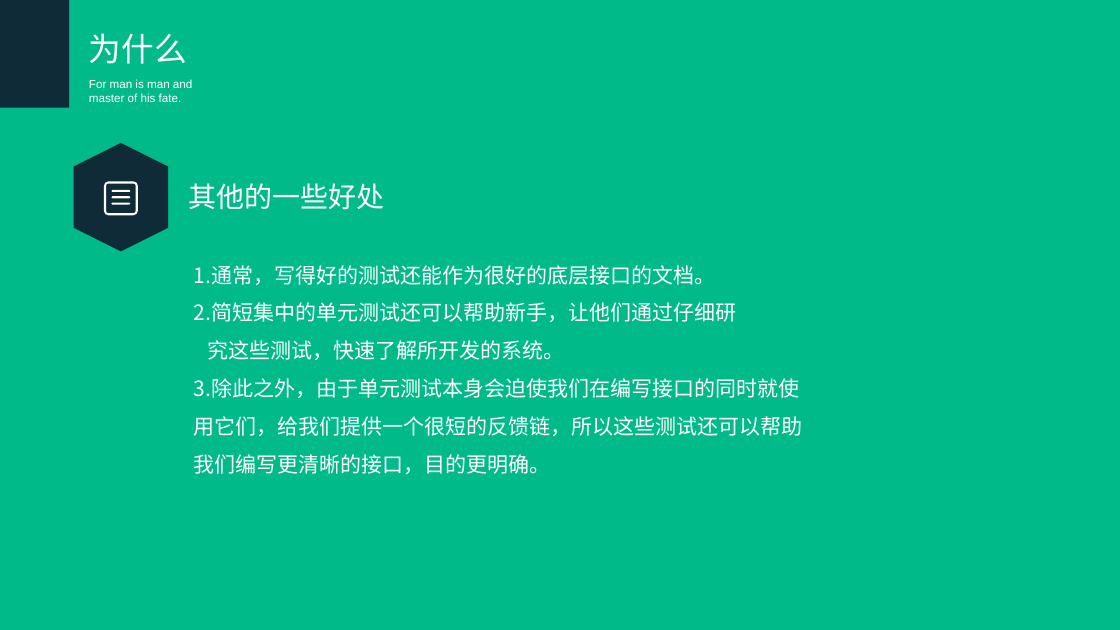
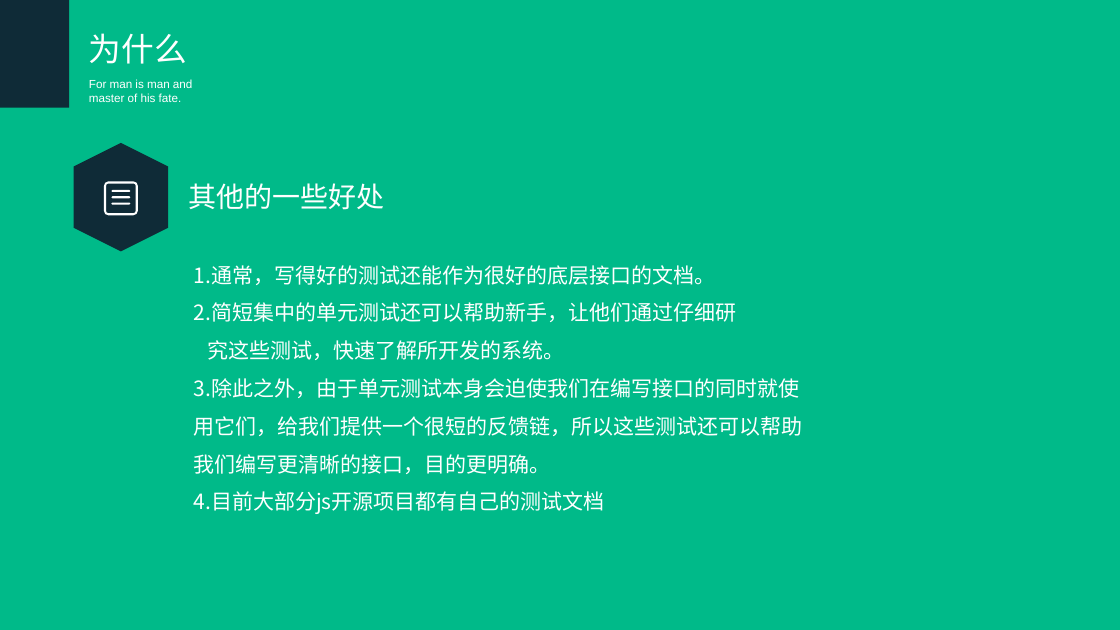
Before and after one commit to hanangjie/play, a slide deck: slide 11 of share/TDT/测试驱动开发.ppt (slide 10 before the commit). Drawn at 1120x630 pixels with LibreOffice and Linux fonts; fonts in the diff are those of the drawing. Boxes give left, top, right and bottom in pixels: in the first picture for what was removed or moved away, otherwise in the second. Text is boxed around its words. In the diff, an @@ line names an element or a change of style, - is before the commit and + after.

```diff
--- a/share/TDT/测试驱动开发.ppt
+++ b/share/TDT/测试驱动开发.ppt
@@ text at [194,378,803,514]: text changed @@
-3.除此之外，由于单元测试本身会迫使我们在编写接口的同时就使用它们，给我们提供一个很短的反馈链，所以这些测试还可以帮助我们编写更清晰的接口，目的更明确。
+3.除此之外，由于单元测试本身会迫使我们在编写接口的同时就使用它们，给我们提供一个很短的反馈链，所以这些测试还可以帮助我们编写更清晰的接口，目的更明确。
+4.目前大部分js开源项目都有自己的测试文档
```
Also in this commit, not shown: 2 other slides changed, 2 slides added, 1 other file.
